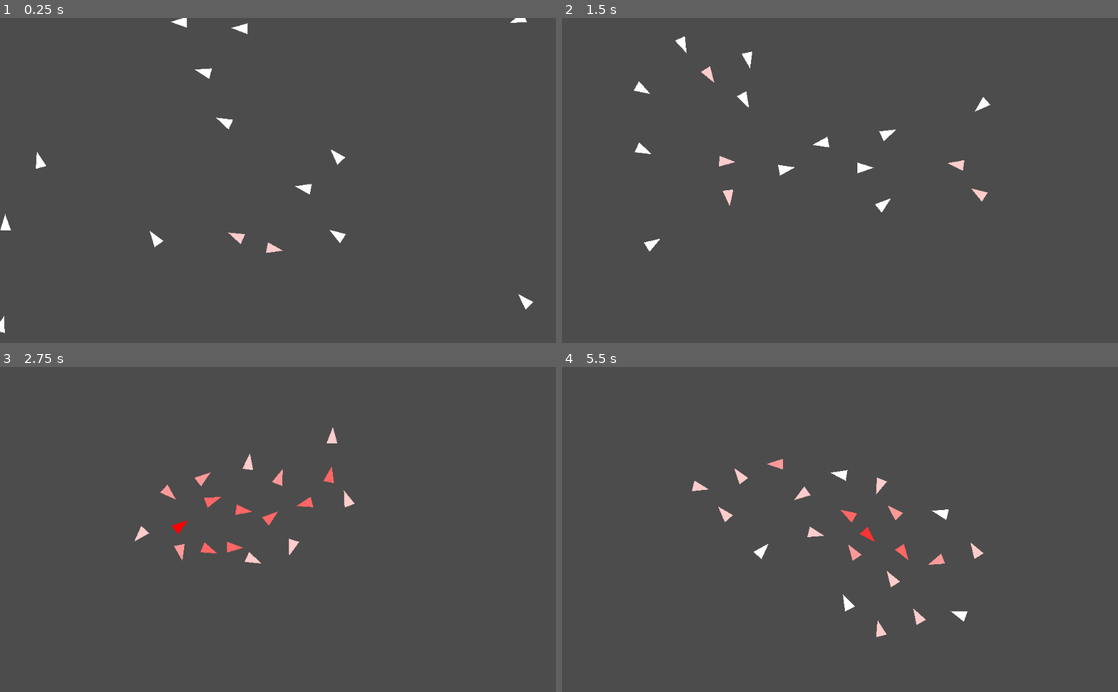
Above: before the commit, frames 1-4 (two rows, left to right).
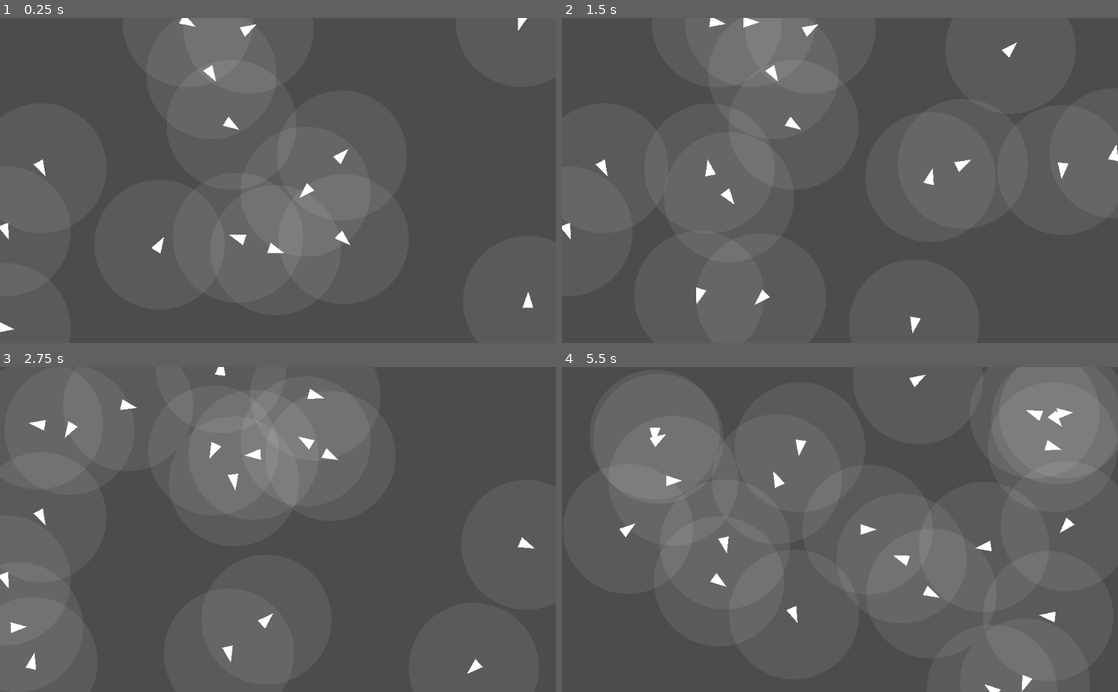
Above: after the commit, the same moments.

Repository: yosuanicolaus/Autonomous-Agents
Game: Godot game, scene res://practice/practice.tscn
Same seed, same stepped clock (60 frames per second), same inputs: the game is played once before the commit and once after it. The engine's default icon, where the game draws it, is replaced by a stand-in: a white triangle on a blue panel in a dark square.
Inputs (mouse positions are in pixels of both pictures, inside the frame that each line leads up to):
- Up to frame 1 (0.25 s): no input
- Up to frame 2 (1.5 s): move the mouse to (962, 164) at 0.52 s; click (962, 164) at 0.67 s; move the mouse to (728, 196) at 1.27 s; click (728, 196) at 1.42 s
- Up to frame 3 (2.75 s): move the mouse to (333, 458) at 2.02 s; click (333, 458) at 2.17 s
- Up to frame 4 (5.5 s): move the mouse to (812, 594) at 2.77 s; click (812, 594) at 2.92 s; move the mouse to (1006, 578) at 3.52 s; click (1006, 578) at 3.67 s; move the mouse to (673, 480) at 4.27 s; click (673, 480) at 4.42 s; move the mouse to (867, 529) at 5.02 s; click (867, 529) at 5.17 s

The runs differ from the first frame. In frame 1, 23% of the frame differs, in the area x 0-96%, y 0-98%; in frame 2, 29%; in frame 3, 33%; in frame 4, 47%, in the area x 5-100%, y 0-100%.

Commit message:
implement get_neighbors, getting ready for flock

Diff:
--- a/practice/vehicle.gd
+++ b/practice/vehicle.gd
@@ -5,6 +5,7 @@
 export var slow_radius := 150.0
 export var rotate_strength := 50.0
 export var separate_radius := 75.0
+export var neighbor_radius := 120.0
 
 var acceleration: Vector2
 var velocity: Vector2
@@ -70,40 +71,54 @@
 		desired = Vector2(velocity.x, max_speed)
 
 
-func separate():
-	var vehicles = get_tree().get_nodes_in_group("vehicles")
+func separate(vehicles):
 	var sum := Vector2.ZERO
-	var count := 0
+	var count = len(vehicles)
 
 	for vehicle in vehicles:
 		var diff = position.distance_to(vehicle.position)
-		if diff > 0 and diff < separate_radius:
-			var target = position - vehicle.position
-			target = target.normalized()
-			target /= diff
-			sum += target
-			count += 1
+		var target = position - vehicle.position
+		target = target.normalized()
+		target /= diff
+		sum += target
 
 	if count > 0:
 		sum /= count
 		set_steer(sum)
-		var c = count * 0.2
-		modulate = Color(1, 1 - c, 1 - c)
-	else:
-		modulate = Color(1, 1, 1)
 
 	return steer
 
 
+func align():
+	pass
+
+
+func cohesion():
+	pass
+
+
+func get_neighbors(radius):
+	var vehicles = get_tree().get_nodes_in_group("vehicles")
+	var neighbors = []
+	for vehicle in vehicles:
+		var diff = position.distance_to(vehicle.position)
+		if diff > 0 and diff < radius:
+			neighbors.append(vehicle)
+	return neighbors
+
+
 func apply_behaviours():
-	var separate = separate()
-	var seek = seek(get_global_mouse_position())
+	var sep = separate(get_neighbors(separate_radius))
+	# var ali = align()
+	# var coh = cohesion()
 
-	separate *= 1.5
-	seek *= 0.5
+	sep *= 1.5
+	# ali *= 1.0
+	# coh *= 1.0
 
-	acceleration += separate
-	acceleration += seek
+	acceleration += sep
+	# acceleration += ali
+	# acceleration += coh
 
 
 func _process(delta):
--- a/practice/vehicle.tscn
+++ b/practice/vehicle.tscn
@@ -10,6 +10,10 @@
 [sub_resource type="SphereMesh" id=2]
 radius = 3.0
 height = 6.0
+
+[sub_resource type="SphereMesh" id=3]
+radius = 120.0
+height = 240.0
 
 [node name="Vehicle" type="Node2D" groups=["vehicles"]]
 script = ExtResource( 1 )
@@ -37,3 +41,7 @@
 
 [node name="ScreenWrap" type="Node" parent="."]
 script = ExtResource( 2 )
+
+[node name="NeighborRadar" type="MeshInstance2D" parent="."]
+modulate = Color( 1, 1, 1, 0.0392157 )
+mesh = SubResource( 3 )
Not shown: 1 places in practice/vehicle.tscn that only renumber resources
